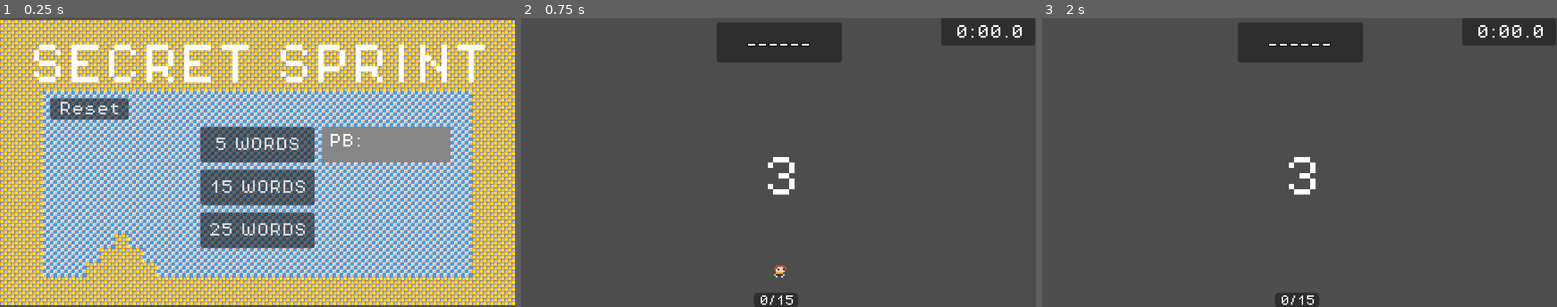
Above: before the commit, frames 1-3 (left to right).
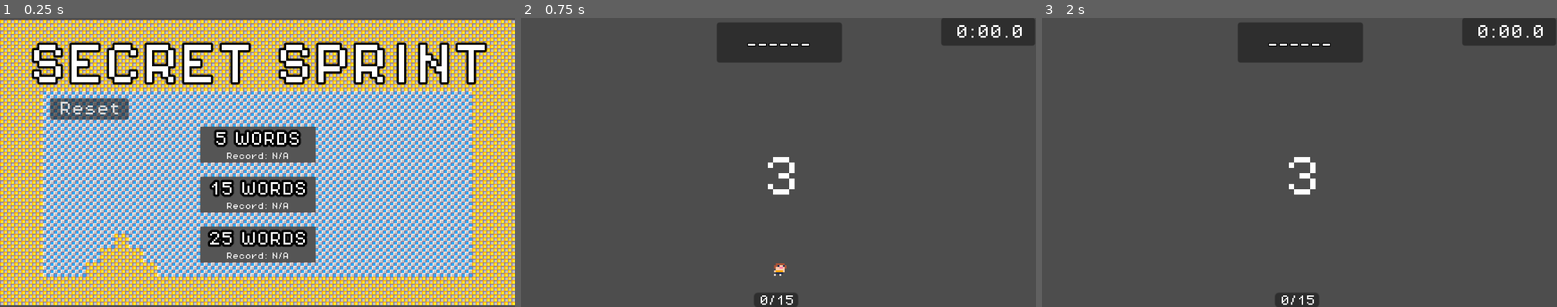
Above: after the commit, the same moments.

Repository: andrewdlanham/github-game-off-2024
Game: Godot game, scene res://scenes/game.tscn
Same seed, same stepped clock (60 frames per second), same inputs: the game is played once before the commit and once after it.
Inputs (mouse positions are in pixels of both pictures, inside the frame that each line leads up to):
- Up to frame 1 (0.25 s): no input
- Up to frame 2 (0.75 s): click (778, 145) at 0.5 s
- Up to frame 3 (2 s): tap Enter (toggle_guess) at 1.25, 1.35 s; hold D (move_right) from 1.28 s (still down); tap Space (jump) at 1.52, 1.55, 1.82 s

The runs differ from the first frame. In frame 1, 15% of the frame differs, in the area x 6-95%, y 8-85%; in frame 2, less than 0.1%; in frame 3, nothing differs.
Error before the commit: Invalid access to property or key 'record_5_levels' on a base object of type 'Nil'. (res://scripts/menu_logic.gd:16)
Error after the commit: Invalid access to property or key 'record_5_levels' on a base object of type 'Nil'. (res://scripts/menu_logic.gd:18)

Commit message:
Updated player movement
- Adjusted player movement speeds
- Updated menu
- Added incorrect guess sound
- Added wall jumping
- Added wall sliding

Diff:
--- a/githubgameoff2024/scenes/game.tscn
+++ b/githubgameoff2024/scenes/game.tscn
@@ -6,6 +6,7 @@
 [ext_resource type="AudioStream" uid="uid://cx1d6cfnjon5n" path="res://sounds/timer_go.wav" id="3_i6xyf"]
 [ext_resource type="AudioStream" uid="uid://pea54us783t3" path="res://sounds/guess_correct.wav" id="4_b87i5"]
 [ext_resource type="PackedScene" uid="uid://b2e55bkawvrt6" path="res://scenes/menu_scene.tscn" id="5_mdstm"]
+[ext_resource type="AudioStream" uid="uid://pq22aspq0vat" path="res://sounds/wrong.wav" id="6_vt5v3"]
 
 [node name="Game" type="Node"]
 
@@ -24,5 +25,8 @@
 [node name="GuessCorrectSound" type="AudioStreamPlayer2D" parent="SoundManager"]
 stream = ExtResource("4_b87i5")
 
+[node name="GuessWrongSound" type="AudioStreamPlayer2D" parent="SoundManager"]
+stream = ExtResource("6_vt5v3")
+
 [node name="MenuScene" parent="." instance=ExtResource("5_mdstm")]
 unique_name_in_owner = true
--- a/githubgameoff2024/scenes/letter_item.tscn
+++ b/githubgameoff2024/scenes/letter_item.tscn
@@ -18,11 +18,11 @@
 
 [node name="LetterLabel" type="Label" parent="."]
 z_index = 1
-offset_left = -18.0
-offset_top = -28.0
-offset_right = 1.0
-offset_bottom = -4.0
-scale = Vector2(2, 2)
+offset_left = -14.0
+offset_top = -22.0
+offset_right = 5.0
+offset_bottom = 2.0
+scale = Vector2(1.5, 1.5)
 theme_override_colors/font_color = Color(1, 1, 1, 1)
 theme_override_constants/outline_size = 4
 theme_override_fonts/font = ExtResource("2_libma")
--- a/githubgameoff2024/scenes/menu_scene.tscn
+++ b/githubgameoff2024/scenes/menu_scene.tscn
@@ -1,10 +1,13 @@
-[gd_scene load_steps=10 format=4 uid="uid://b2e55bkawvrt6"]
+[gd_scene load_steps=11 format=4 uid="uid://b2e55bkawvrt6"]
 
 [ext_resource type="Script" path="res://scripts/menu_logic.gd" id="1_8iq4e"]
 [ext_resource type="FontFile" uid="uid://cr5xqdjcwmv8o" path="res://PixelOperator8.ttf" id="2_tpqyd"]
 [ext_resource type="Texture2D" uid="uid://cc7bvoy8o6bjk" path="res://assets/Premium Platformer Asset Pack/Premium Platformer Asset Pack/Premium Platformer Asset Pack/Tilesets/Pattern_Blue_&_Grey.png" id="3_kb4kh"]
 [ext_resource type="Texture2D" uid="uid://d16bi0nloau2y" path="res://assets/Premium Platformer Asset Pack/Premium Platformer Asset Pack/Premium Platformer Asset Pack/Tilesets/Pattern_Pink_&_Peach.png" id="4_ow6vf"]
 [ext_resource type="Texture2D" uid="uid://cnknjqytguolj" path="res://assets/Premium Platformer Asset Pack/Premium Platformer Asset Pack/Premium Platformer Asset Pack/Tilesets/Pattern_Yellow_&_Grey.png" id="5_d7mvn"]
+
+[sub_resource type="StyleBoxFlat" id="StyleBoxFlat_05p2s"]
+bg_color = Color(0.332881, 0.332881, 0.332881, 1)
 
 [sub_resource type="TileSetAtlasSource" id="TileSetAtlasSource_yvsql"]
 texture = ExtResource("3_kb4kh")
@@ -60,27 +63,126 @@
 offset_right = 64.0
 theme_override_fonts/font = ExtResource("2_tpqyd")
 theme_override_font_sizes/font_size = 16
+
+[node name="Panel" type="Panel" parent="Play5Words"]
+z_index = 1
+layout_mode = 0
+offset_right = 129.0
+offset_bottom = 40.0
+mouse_filter = 1
+theme_override_styles/panel = SubResource("StyleBoxFlat_05p2s")
+
+[node name="Label" type="Label" parent="Play5Words/Panel"]
+z_index = 2
+layout_mode = 0
+offset_top = 3.0
+offset_right = 128.0
+offset_bottom = 26.0
+theme_override_colors/font_outline_color = Color(0, 0, 0, 1)
+theme_override_constants/outline_size = 10
+theme_override_fonts/font = ExtResource("2_tpqyd")
+theme_override_font_sizes/font_size = 16
 text = "5 WORDS"
+horizontal_alignment = 1
+vertical_alignment = 1
+
+[node name="Record5Words" type="Label" parent="Play5Words/Panel"]
+z_index = 3
+layout_mode = 0
+offset_top = 26.0
+offset_right = 128.0
+offset_bottom = 40.0
+theme_override_fonts/font = ExtResource("2_tpqyd")
+theme_override_font_sizes/font_size = 8
+text = "Record: N/A"
+horizontal_alignment = 1
+vertical_alignment = 1
 
 [node name="Play15Words" type="Button" parent="."]
 z_index = 10
 offset_left = -64.0
-offset_top = 8.0
+offset_top = 16.0
 offset_right = 64.0
-offset_bottom = 48.0
+offset_bottom = 56.0
+theme_override_fonts/font = ExtResource("2_tpqyd")
+theme_override_font_sizes/font_size = 16
+
+[node name="Panel" type="Panel" parent="Play15Words"]
+z_index = 1
+layout_mode = 0
+offset_right = 129.0
+offset_bottom = 40.0
+mouse_filter = 1
+theme_override_styles/panel = SubResource("StyleBoxFlat_05p2s")
+
+[node name="Label" type="Label" parent="Play15Words/Panel"]
+z_index = 2
+layout_mode = 0
+offset_top = 3.0
+offset_right = 128.0
+offset_bottom = 26.0
+theme_override_colors/font_outline_color = Color(0, 0, 0, 1)
+theme_override_constants/outline_size = 10
 theme_override_fonts/font = ExtResource("2_tpqyd")
 theme_override_font_sizes/font_size = 16
 text = "15 WORDS"
+horizontal_alignment = 1
+vertical_alignment = 1
+
+[node name="Record15Words" type="Label" parent="Play15Words/Panel"]
+z_index = 3
+layout_mode = 0
+offset_top = 26.0
+offset_right = 128.0
+offset_bottom = 40.0
+theme_override_fonts/font = ExtResource("2_tpqyd")
+theme_override_font_sizes/font_size = 8
+text = "Record: N/A"
+horizontal_alignment = 1
+vertical_alignment = 1
 
 [node name="Play25Words" type="Button" parent="."]
 z_index = 10
 offset_left = -64.0
-offset_top = 56.0
+offset_top = 72.0
 offset_right = 64.0
-offset_bottom = 96.0
+offset_bottom = 112.0
+theme_override_fonts/font = ExtResource("2_tpqyd")
+theme_override_font_sizes/font_size = 16
+
+[node name="Panel" type="Panel" parent="Play25Words"]
+z_index = 1
+layout_mode = 0
+offset_right = 129.0
+offset_bottom = 40.0
+mouse_filter = 1
+theme_override_styles/panel = SubResource("StyleBoxFlat_05p2s")
+
+[node name="Label" type="Label" parent="Play25Words/Panel"]
+z_index = 2
+layout_mode = 0
+offset_top = 3.0
+offset_right = 128.0
+offset_bottom = 26.0
+theme_override_colors/font_outline_color = Color(0, 0, 0, 1)
+theme_override_constants/outline_size = 10
 theme_override_fonts/font = ExtResource("2_tpqyd")
 theme_override_font_sizes/font_size = 16
 text = "25 WORDS"
+horizontal_alignment = 1
+vertical_alignment = 1
+
+[node name="Record25Words" type="Label" parent="Play25Words/Panel"]
+z_index = 3
+layout_mode = 0
+offset_top = 26.0
+offset_right = 128.0
+offset_bottom = 40.0
+theme_override_fonts/font = ExtResource("2_tpqyd")
+theme_override_font_sizes/font_size = 8
+text = "Record: N/A"
+horizontal_alignment = 1
+vertical_alignment = 1
 
 [node name="TitleLabel" type="Label" parent="."]
 offset_left = -256.0
@@ -88,6 +190,8 @@
 offset_right = 260.0
 offset_bottom = -72.0
 theme_override_colors/font_color = Color(1, 1, 1, 1)
+theme_override_colors/font_outline_color = Color(0, 0, 0, 1)
+theme_override_constants/outline_size = 10
 theme_override_fonts/font = ExtResource("2_tpqyd")
 theme_override_font_sizes/font_size = 48
 text = "SECRET SPRINT"
@@ -107,23 +211,6 @@
 tile_map_data = PackedByteArray("AADv/wkAAgACAAIAAADw/wkAAgACAAIAAADx/wkAAgACAAIAAADy/wkAAgACAAIAAADz/wkAAgACAAIAAAD0/w …(11440 unchanged characters)…
 tile_set = SubResource("TileSet_n4xbu")
 
-[node name="GrayBackground" type="ColorRect" parent="."]
-offset_left = 72.0
-offset_top = -40.0
-offset_right = 216.0
-color = Color(0.525101, 0.525101, 0.525101, 1)
-
-[node name="Best5WordTime" type="Label" parent="GrayBackground"]
-layout_mode = 0
-offset_left = 8.0
-offset_top = 8.0
-offset_right = 136.0
-offset_bottom = 24.0
-theme_override_fonts/font = ExtResource("2_tpqyd")
-theme_override_font_sizes/font_size = 16
-text = "PB:"
-
-[connection signal="pressed" from="Play5Words" to="." method="_on_start_game_button_pressed"]
 [connection signal="pressed" from="Play5Words" to="." method="_on_play_5_words_pressed"]
 [connection signal="pressed" from="Play15Words" to="." method="_on_play_15_words_pressed"]
 [connection signal="pressed" from="Play25Words" to="." method="_on_play_25_words_pressed"]
--- a/githubgameoff2024/scenes/player.tscn
+++ b/githubgameoff2024/scenes/player.tscn
@@ -1,10 +1,98 @@
-[gd_scene load_steps=5 format=3 uid="uid://nv0xdio8knoa"]
+[gd_scene load_steps=18 format=3 uid="uid://nv0xdio8knoa"]
 
 [ext_resource type="Texture2D" uid="uid://da3yju84ekhcm" path="res://assets/Premium Platformer Asset Pack/Premium Platformer Asset Pack/Premium Platformer Asset Pack/Player/Idle_Pose.png" id="1_2n7sx"]
 [ext_resource type="Script" path="res://scripts/player.gd" id="1_x31dx"]
 [ext_resource type="AudioStream" uid="uid://c2txsu5v7iqup" path="res://sounds/jump.wav" id="3_g17xw"]
+[ext_resource type="Texture2D" uid="uid://dsb5qf8he4kka" path="res://assets/Premium Platformer Asset Pack/Premium Platformer Asset Pack/Premium Platformer Asset Pack/Player/Jump.png" id="4_2076l"]
+[ext_resource type="Texture2D" uid="uid://3dot8jxvfpt1" path="res://assets/Premium Platformer Asset Pack/Premium Platformer Asset Pack/Premium Platformer Asset Pack/Player/Run_Animation.png" id="4_p526c"]
+[ext_resource type="Texture2D" uid="uid://dvb6b8hd1yrge" path="res://assets/Premium Platformer Asset Pack/Premium Platformer Asset Pack/Premium Platformer Asset Pack/Player/Victory_Pose.png" id="6_vnl62"]
+[ext_resource type="Texture2D" uid="uid://btiuwyv2ic3vd" path="res://assets/Premium Platformer Asset Pack/Premium Platformer Asset Pack/Premium Platformer Asset Pack/Player/Slide_Wall.png" id="7_wq75h"]
 
 [sub_resource type="CircleShape2D" id="CircleShape2D_am0vb"]
+
+[sub_resource type="AtlasTexture" id="AtlasTexture_iq3bt"]
+atlas = ExtResource("1_2n7sx")
+region = Rect2(0, 0, 8, 8)
+
+[sub_resource type="AtlasTexture" id="AtlasTexture_obesf"]
+atlas = ExtResource("4_2076l")
+region = Rect2(0, 0, 8, 8)
+
+[sub_resource type="AtlasTexture" id="AtlasTexture_1yliu"]
+atlas = ExtResource("4_p526c")
+region = Rect2(0, 0, 8, 8)
+
+[sub_resource type="AtlasTexture" id="AtlasTexture_2fhlc"]
+atlas = ExtResource("4_p526c")
+region = Rect2(8, 0, 8, 8)
+
+[sub_resource type="AtlasTexture" id="AtlasTexture_qeheo"]
+atlas = ExtResource("4_p526c")
+region = Rect2(16, 0, 8, 8)
+
+[sub_resource type="AtlasTexture" id="AtlasTexture_7lr5b"]
+atlas = ExtResource("4_p526c")
+region = Rect2(24, 0, 8, 8)
+
+[sub_resource type="AtlasTexture" id="AtlasTexture_jsmev"]
+atlas = ExtResource("6_vnl62")
+region = Rect2(0, 0, 8, 8)
+
+[sub_resource type="AtlasTexture" id="AtlasTexture_s484t"]
+atlas = ExtResource("7_wq75h")
+region = Rect2(0, 0, 8, 8)
+
+[sub_resource type="SpriteFrames" id="SpriteFrames_tc36v"]
+animations = [{
+"frames": [{
+"duration": 1.0,
+"texture": SubResource("AtlasTexture_iq3bt")
+}],
+"loop": true,
+"name": &"idle",
+"speed": 5.0
+}, {
+"frames": [{
+"duration": 1.0,
+"texture": SubResource("AtlasTexture_obesf")
+}],
+"loop": true,
+"name": &"jump",
+"speed": 5.0
+}, {
+"frames": [{
+"duration": 1.0,
+"texture": SubResource("AtlasTexture_1yliu")
+}, {
+"duration": 1.0,
+"texture": SubResource("AtlasTexture_2fhlc")
+}, {
+"duration": 1.0,
+"texture": SubResource("AtlasTexture_qeheo")
+}, {
+"duration": 1.0,
+"texture": SubResource("AtlasTexture_7lr5b")
+}],
+"loop": true,
+"name": &"run",
+"speed": 10.0
+}, {
+"frames": [{
+"duration": 1.0,
+"texture": SubResource("AtlasTexture_jsmev")
+}],
+"loop": true,
+"name": &"victory",
+"speed": 5.0
+}, {
+"frames": [{
+"duration": 1.0,
+"texture": SubResource("AtlasTexture_s484t")
+}],
+"loop": true,
+"name": &"wall_slide",
+"speed": 5.0
+}]
 
 [node name="Player" type="CharacterBody2D"]
 z_index = 10
@@ -15,11 +103,12 @@
 scale = Vector2(0.3, 0.3)
 shape = SubResource("CircleShape2D_am0vb")
 
-[node name="Sprite2D" type="Sprite2D" parent="."]
-position = Vector2(0, -4)
-texture = ExtResource("1_2n7sx")
-
 [node name="SoundJump" type="AudioStreamPlayer2D" parent="."]
 stream = ExtResource("3_g17xw")
 volume_db = -10.0
 pitch_scale = 0.8
+
+[node name="AnimatedSprite2D" type="AnimatedSprite2D" parent="."]
+position = Vector2(0, -4)
+sprite_frames = SubResource("SpriteFrames_tc36v")
+animation = &"wall_slide"
--- a/githubgameoff2024/scripts/level_manager.gd
+++ b/githubgameoff2024/scripts/level_manager.gd
@@ -89,9 +89,14 @@
 		secret_word_label.text = secret_word
 		level_number_label.text = str(level_set_idx + 1) + "/" + str(save_manager.selected_num_levels)
 
+	elif guess:
+		sound_manager.guess_wrong_sound.play()
+
 	# Check if player has revealed the secret word
 	if secret_word_label.text == secret_word && !is_level_complete:
 		print("LEVEL COMPLETE")
+		player.animated_sprite_2d.animation = "victory"
+		player.animated_sprite_2d.play()
 		is_level_complete = true
 		sound_manager.guess_correct_sound.play()
 		secret_word_label.add_theme_color_override("font_color", Color(0, 1, 0))
--- a/githubgameoff2024/scripts/menu_logic.gd
+++ b/githubgameoff2024/scripts/menu_logic.gd
@@ -7,13 +7,20 @@
 @onready var menu_scene: Node = %MenuScene
 @onready var save_manager = get_node("/root/Game/SaveManager")
 
-@onready var best_5_word_time: Label = $GrayBackground/Best5WordTime
+@onready var record_5_words: Label = $Play5Words/Panel/Record5Words
+@onready var record_15_words: Label = $Play15Words/Panel/Record15Words
+@onready var record_25_words: Label = $Play25Words/Panel/Record25Words
 
 
 # Called when the node enters the scene tree for the first time.
 func _ready() -> void:
 	var save_data = save_manager.load_game()
-	best_5_word_time.text = "PB: " + str(save_data.record_5_levels)
+	if (save_data.record_5_levels) != -1:
+		record_5_words.text = "Record: " + str(save_data.record_5_levels)
+	if (save_data.record_15_levels) != -1:
+		record_5_words.text = "Record: " + str(save_data.record_15_levels)
+	if (save_data.record_25_levels) != -1:
+		record_5_words.text = "Record: " + str(save_data.record_25_levels)
 
 # Called every frame. 'delta' is the elapsed time since the previous frame.
 func _process(_delta: float) -> void:
--- a/githubgameoff2024/scripts/player.gd
+++ b/githubgameoff2024/scripts/player.gd
@@ -1,48 +1,75 @@
 extends CharacterBody2D
 
 
-const SPEED = 140.0
-const JUMP_VELOCITY = -300.0
+const SPEED = 120.0
+const JUMP_VELOCITY = -250.0
+const WALL_JUMP_FORCE = Vector2(-400, -250)
 
 @onready var player: CharacterBody2D = $"."
 @onready var collision_shape: CollisionShape2D = $CollisionShape2D
-@onready var player_sprite: Sprite2D = $Sprite2D
+
+@onready var animated_sprite_2d: AnimatedSprite2D = $AnimatedSprite2D
 @onready var sound_jump: AudioStreamPlayer2D = $SoundJump
 @onready var level_manager: Node = %LevelManager
 
-
-const jump_sound = preload("res://sounds/jump.wav")
-
 var is_enabled: bool
+var is_jumping: bool
 
 func _ready() -> void:
 	is_enabled = true
+	is_jumping = true
 
 func _physics_process(delta: float) -> void:
 
 	if not is_enabled: return
 
+	# Get the input direction and handle the movement/deceleration.
+	var direction := Input.get_axis("move_left", "move_right")
+
+	# Handle sprite flipping
+	if direction == -1: animated_sprite_2d.flip_h = true
+	elif direction == 1: animated_sprite_2d.flip_h = false
+
+	#
+	if direction:
+		velocity.x = direction * SPEED
+	else:
+		velocity.x = move_toward(velocity.x, 0, SPEED)
+
 	# Handle gravity
 	if not is_on_floor():
 		velocity += get_gravity() * delta
+		if is_on_wall():
+			velocity.y = velocity.y * 0.7
+		is_jumping = true
+	else: is_jumping = false
+
+	# Handle wall jumping
+	if Input.is_action_just_pressed("jump") && is_on_wall():
+		if velocity.x < 0:  # Touching the left wall
+			velocity.x = -WALL_JUMP_FORCE.x
+		else:  # Touching the right wall
+			velocity.x = WALL_JUMP_FORCE.x
+		velocity.y = WALL_JUMP_FORCE.y  # Apply upward force
+		sound_jump.play()
 
 	# Handle jumping
 	if Input.is_action_just_pressed("jump") and is_on_floor():
 		velocity.y = JUMP_VELOCITY
 		sound_jump.play()
 
-	# Get the input direction and handle the movement/deceleration.
-	var direction := Input.get_axis("move_left", "move_right")
 
-	# Handle sprite flipping
-	if direction == -1: player_sprite.flip_h = true
-	elif direction == 1: player_sprite.flip_h = false
+	# Handle animation
+	if is_on_wall() && !is_on_floor():
+		animated_sprite_2d.animation = "wall_slide"
+	elif is_jumping:
+		animated_sprite_2d.animation = "jump"
+	elif direction:
+		animated_sprite_2d.animation = "run"
+	else:
+		animated_sprite_2d.animation = "idle"
 
-	#
-	if direction:
-		velocity.x = direction * SPEED
-	else:
-		velocity.x = move_toward(velocity.x, 0, SPEED)
+	animated_sprite_2d.play()
 
 	# TODO: Check what this function does
 	move_and_slide()
--- a/githubgameoff2024/scripts/sound_manager.gd
+++ b/githubgameoff2024/scripts/sound_manager.gd
@@ -3,3 +3,4 @@
 @onready var timer_tick_sound: AudioStreamPlayer2D = $TimerTickSound
 @onready var timer_go_sound: AudioStreamPlayer2D = $TimerGoSound
 @onready var guess_correct_sound: AudioStreamPlayer2D = $GuessCorrectSound
+@onready var guess_wrong_sound: AudioStreamPlayer2D = $GuessWrongSound
Binary file added: githubgameoff2024/assets/Premium Platformer Asset Pack/Premium Platformer Asset Pack/Premium Platformer Asset Pack/Player/Victory_Pose.png
Not shown, added: githubgameoff2024/assets/Premium Platformer Asset Pack/Premium Platformer Asset Pack/Premium Platformer Asset Pack/Player/Victory_Pose.png.import
Not shown: 1 places in githubgameoff2024/scenes/game.tscn that only renumber resources
Not shown, added: githubgameoff2024/sounds/wrong.wav.import
Not shown, added: githubgameoff2024/sounds/wrong.wav
